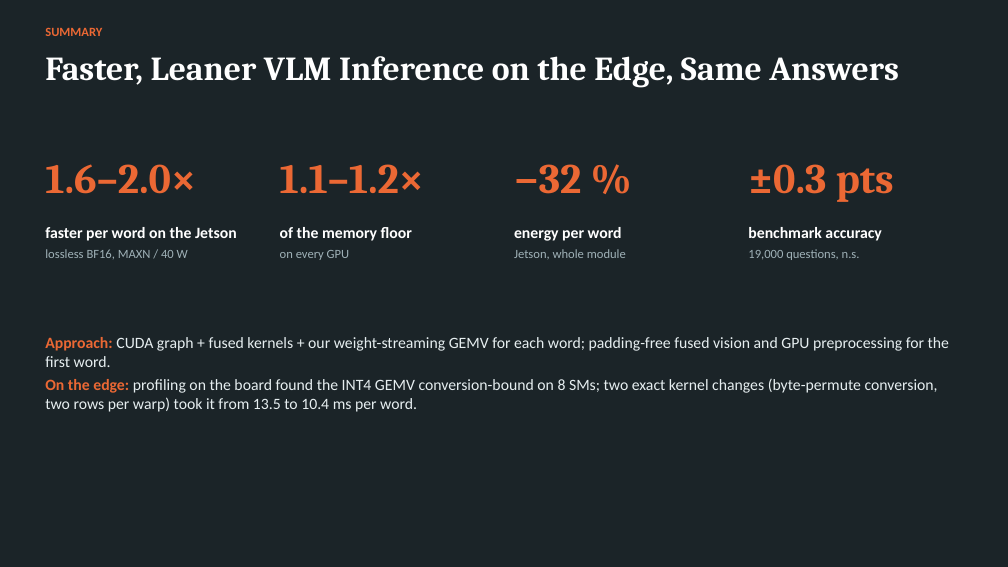
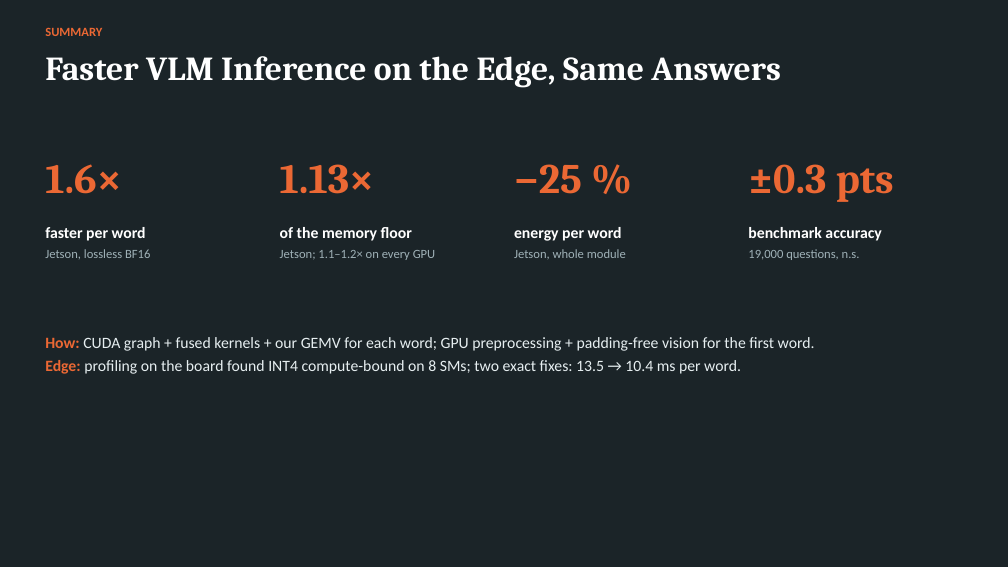
Before and after one commit to jainilbavishi24/LFM2.5-VL-Optimization, a slide deck: slide 14 of presentations/eval2/PAA_Eval2_Working_Prototype.pptx. Drawn at 1008x567 pixels with LibreOffice and Linux fonts; fonts in the diff are those of the drawing. Boxes give left, top, right and bottom in pixels: in the first picture for what was removed or moved away, otherwise in the second. Text is boxed around its words. In the diff, an @@ line names an element or a change of style, - is before the commit and + after.

Commit message:
deck: rework for readability, jetson results, one quant table

```diff
--- a/presentations/eval2/PAA_Eval2_Working_Prototype.pptx
+++ b/presentations/eval2/PAA_Eval2_Working_Prototype.pptx
@@ text at [45,56,781,88]: text changed @@
-Faster, Leaner VLM Inference on the Edge, Same Answers
+Faster VLM Inference on the Edge, Same Answers
@@ text at [45,164,121,194]: text changed @@
-1.6–2.0×
+1.6×
@@ text at [280,164,374,194]: text changed @@
-1.1–1.2×
+1.13×
@@ text at [514,164,582,194]: text changed @@
-−32 %
+−25 %
@@ text at [45,227,150,259]: text changed; size 15 to 12 pt; text colour #FFFFFF to #9FB1B7; bold off @@
-faster per word on the Jetson
-lossless BF16, MAXN / 40 W
+faster per word
+Jetson, lossless BF16
@@ text at [280,250,435,260]: text changed @@
-on every GPU
+Jetson; 1.1–1.2× on every GPU
@@ text at [45,337,815,374]: text changed @@
-Approach: CUDA graph + fused kernels + our weight-streaming GEMV for each word; padding-free fused vision and GPU preprocessing for the first word.
-On the edge: profiling on the board found the INT4 GEMV conversion-bound on 8 SMs; two exact kernel changes (byte-permute conversion, two rows per warp) took it from 13.5 to 10.4 ms per word.
+How: CUDA graph + fused kernels + our GEMV for each word; GPU preprocessing + padding-free vision for the first word.
+Edge: profiling on the board found INT4 compute-bound on 8 SMs; two exact fixes: 13.5 → 10.4 ms per word.
```
Also in this commit, not shown: 12 other slides changed, 3 slides added, 2 slides removed, 2 other files.
